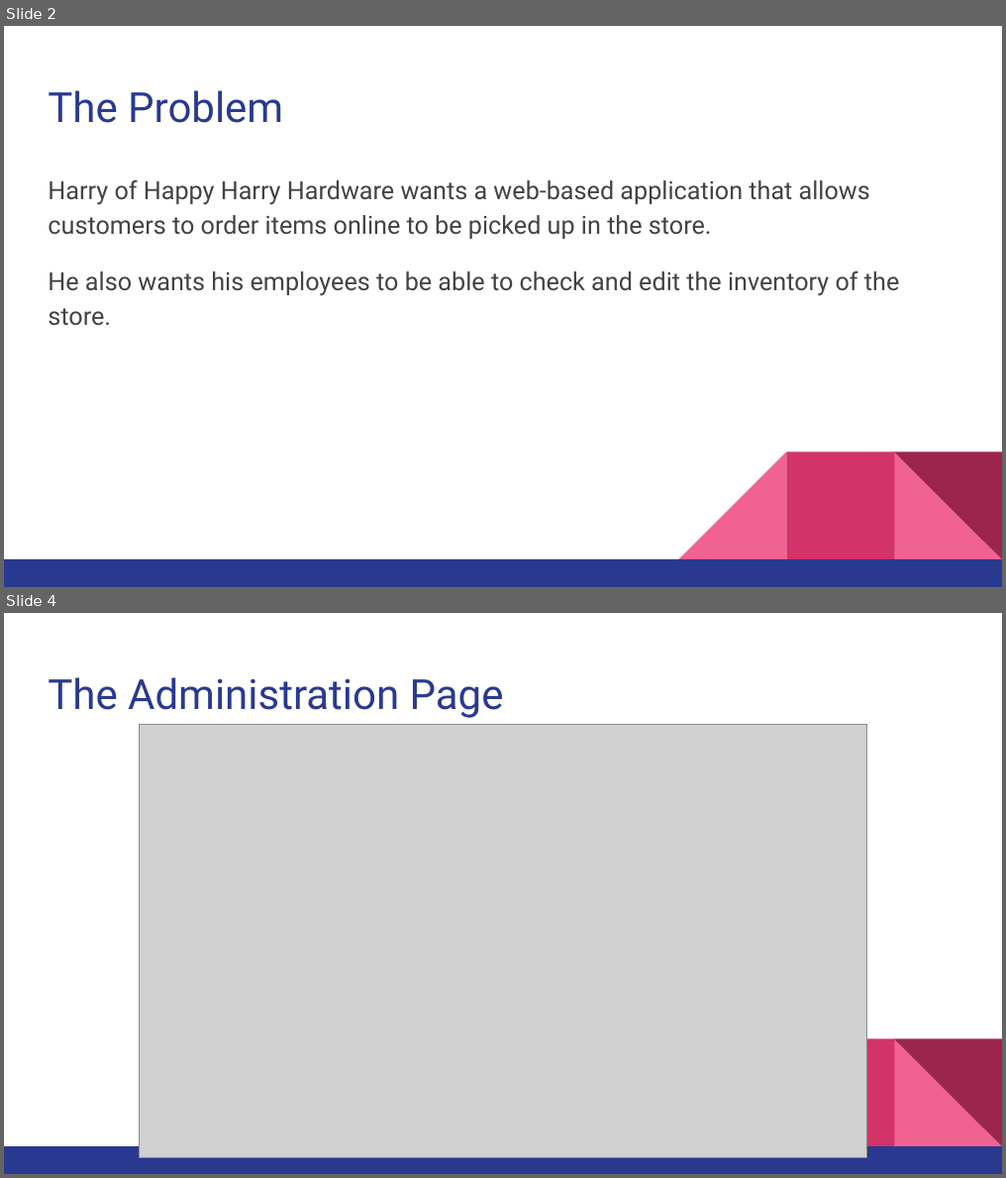
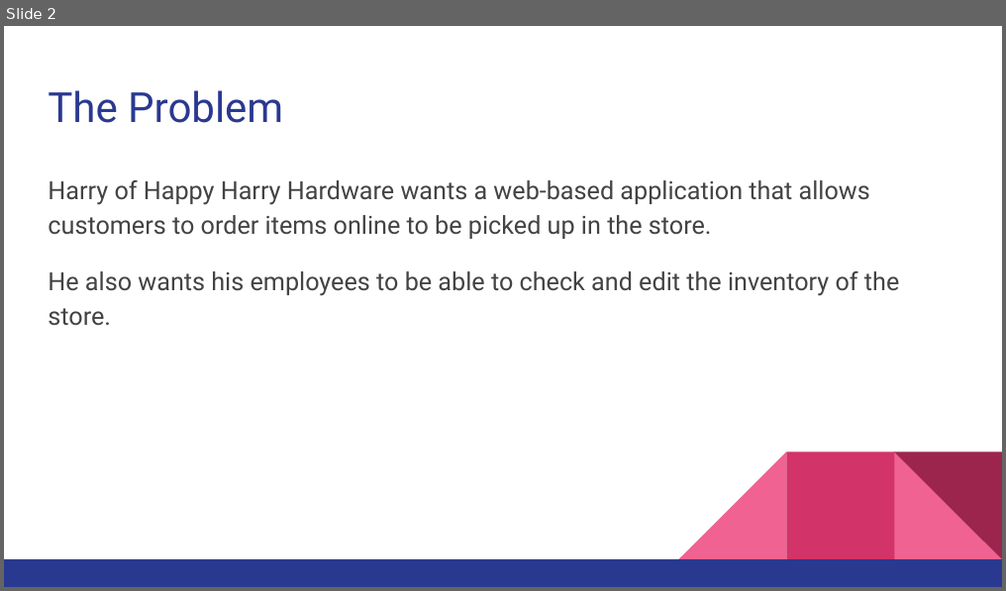
Before and after one commit to Mcowans/HappyHarryHWStore, a slide deck: Presentation.pptx. Shown one above the other, each under a label of ours: slides 2 and 4 before the commit, slide 2 after it; the slides between them are not shown. The pictures are 1006x1178 and 1006x591 pixels, drawn with LibreOffice and Linux fonts; fonts in the diff are those of the drawing; grey boxes stand for pictures. Boxes give left, top, right and bottom in pixels: in the first picture for what was removed or moved away, otherwise in the second. Text is boxed around its words. In the diff, an @@ line names an element or a change of style, - is before the commit and + after.

```diff
--- a/Presentation.pptx
+++ b/Presentation.pptx
@@ slide 4 removed at (x1=4, y1=613, x2=1002, y2=1174), background #FFFFFF; not listed: 4 template elements that a slide beside it also shows @@
@@ title removed at (x1=48, y1=677, x2=504, y2=718) @@
-The Administration Page
@@ picture removed at (x1=139, y1=724, x2=867, y2=1157) @@
```
Also in this commit, not shown: 11 slides added, 9 other slides removed.
